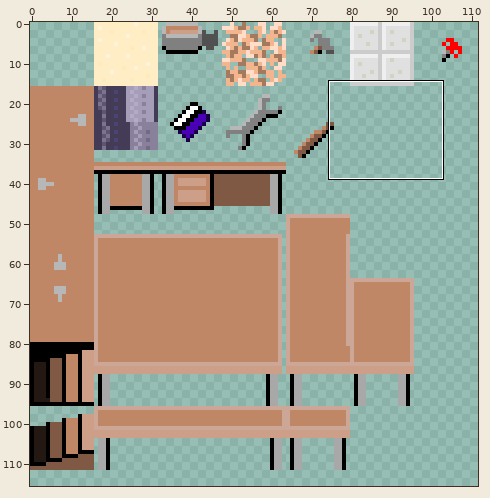
Sprite sheet, stored at The Revenge/The Revenge/bin/Debug/tileset1.png. The picture above shows the old version from afar; the outline marks the close-up.
Close-up. Before:
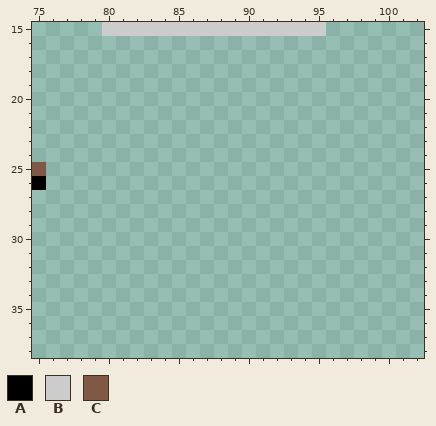
The file is 256x256 pixels. Shown: x 75..102, y 15..38. The wide view leaves out empty margins.
Palette (. is transparent): A #000000  B #cccccc  C #7f5943
Pixels before, first column x 75:
15 .....BBBBBBBBBBBBBBBB
16 .....................
17 .....................
18 .....................
19 .....................
20 .....................
21 .....................
22 .....................
23 .....................
24 .....................
25 C....................
26 A....................
After:
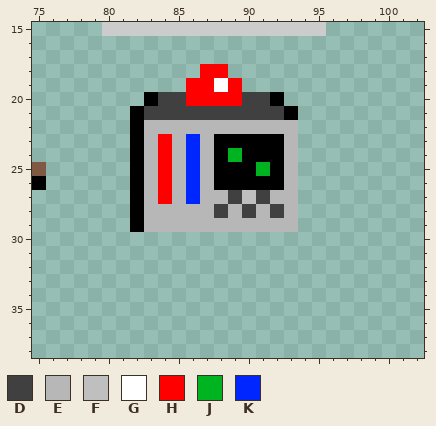
Colours new in this view: D #404040  E #b7b7b7  F #bfbfbf  G #ffffff  H #ff0000  J #00b421  K #0026ff
The exact change:
Changed rows in their new state; - is an unchanged pixel.
first column x 82:
18 -----HH-----
19 ----HHGH----
20 -ADDHHHHDDA-
21 ADDDDDDDDDDA
22 AEEEEEEEEEEE
23 AEHEKEAAAAAE
24 AEHEKEAJAAAE
25 AEHEKEAAAJAE
26 AEHEKEAAAAAE
27 AEHEKEEDFDEE
28 AEEEEEDEDEDE
29 AEEEEEEEEEEE
Where, in picture pixels (left, top, right, bottom), the same in both close-ups:
added: (130, 64, 298, 232)
